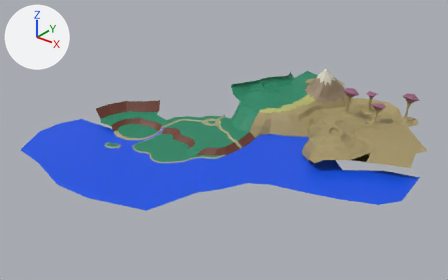
A saved change to the OBJ model UNITY/Assets/ENVIRONMENT/MESH/map.obj.
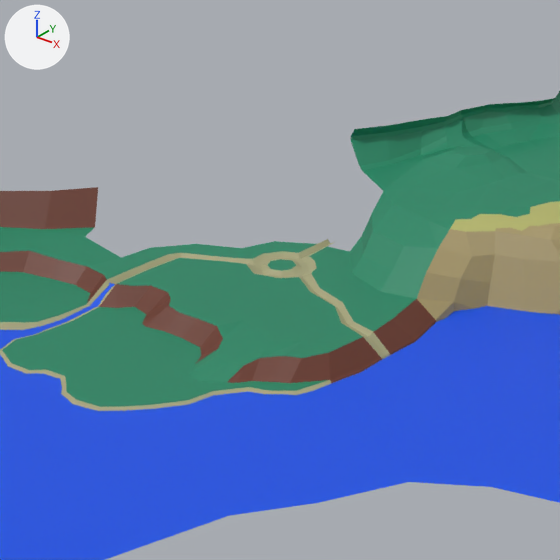
There are two pictures of each version: one whole from a camera (50 mm lens) standing at (1174.0, -1068.0, 746.0) and looking at (227.0, 116.0, 12.0), one close up on the part from 30% to 65% of the width and 17% to 73% of the height. Every picture has the same lights, and +X, +Y and +Z are marked at upper left. Where no turn or scale is listed for an object, it has been applied to the vertices. Vertices at the same position are counted once.
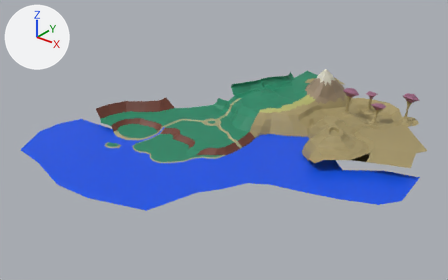
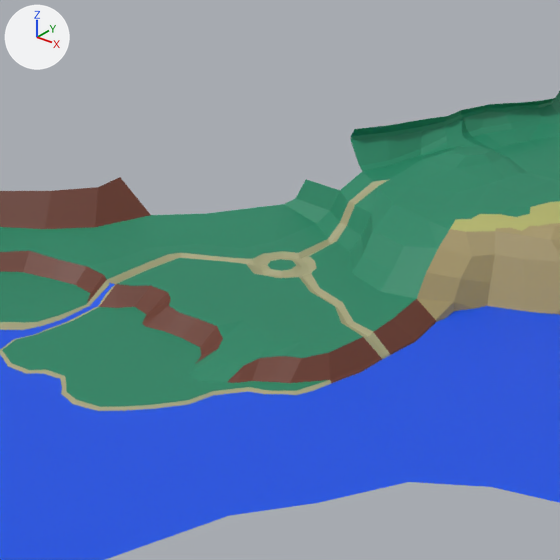
What differs and where, as boxes [x1, y1, x2, y2] in the close-ups (560 x 560 px):
part 1 of me_plane_014, built on
    before: [363, 155, 455, 230]
    after: [85, 155, 455, 258]

Patch to the scene script:
```diff
--- a/UNITY/Assets/ENVIRONMENT/MESH/map.obj.py
+++ b/UNITY/Assets/ENVIRONMENT/MESH/map.obj.py
@@ me_plane_014 @@
 # used by ob_plane_014; location = (0.0, 0.0, 0.0)
-me_plane_014.from_pydata(...)  # 1321 vertices, 1277 faces, 3 loose edges; spans x -182.0..703.0, y -97.0..617.0, z -29.0..130.0
+me_plane_014.from_pydata(...)  # 1338 vertices, 1302 faces, 2 loose edges; spans x -182.0..703.0, y -97.0..617.0, z -29.0..130.0
+# me_plane_014 part 1
+# 1 vertex is removed from x 151.0, y 288.0, z 50.0
+# 4 faces are deleted
+# 1 loose edge is deleted
+# 18 vertices are added at x -19.0..144.0, y 187.0..306.0, z 12.0..53.0
+# 20 new faces join them, mat_ghrass (green #218663)
+# 1 new face joins them, mat_rock (brown #693625)
+# 8 new faces join them, mat_sand (beige #a5a47b)
 me_plane_014.materials.append(mat_sand_001)
```
